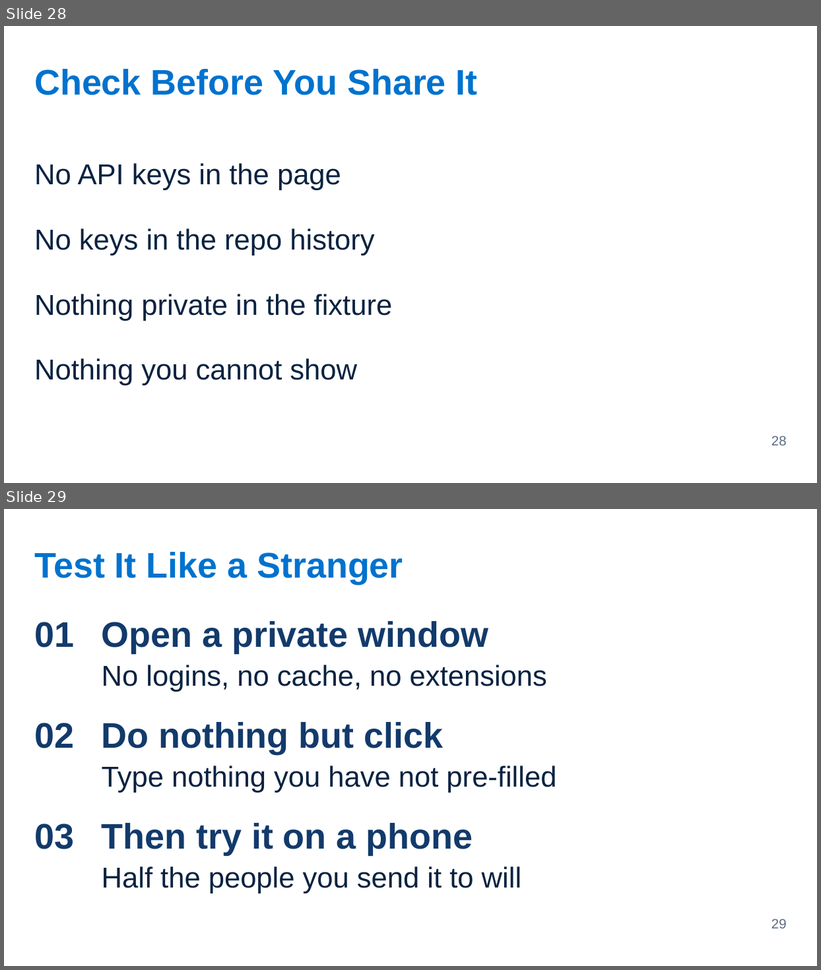
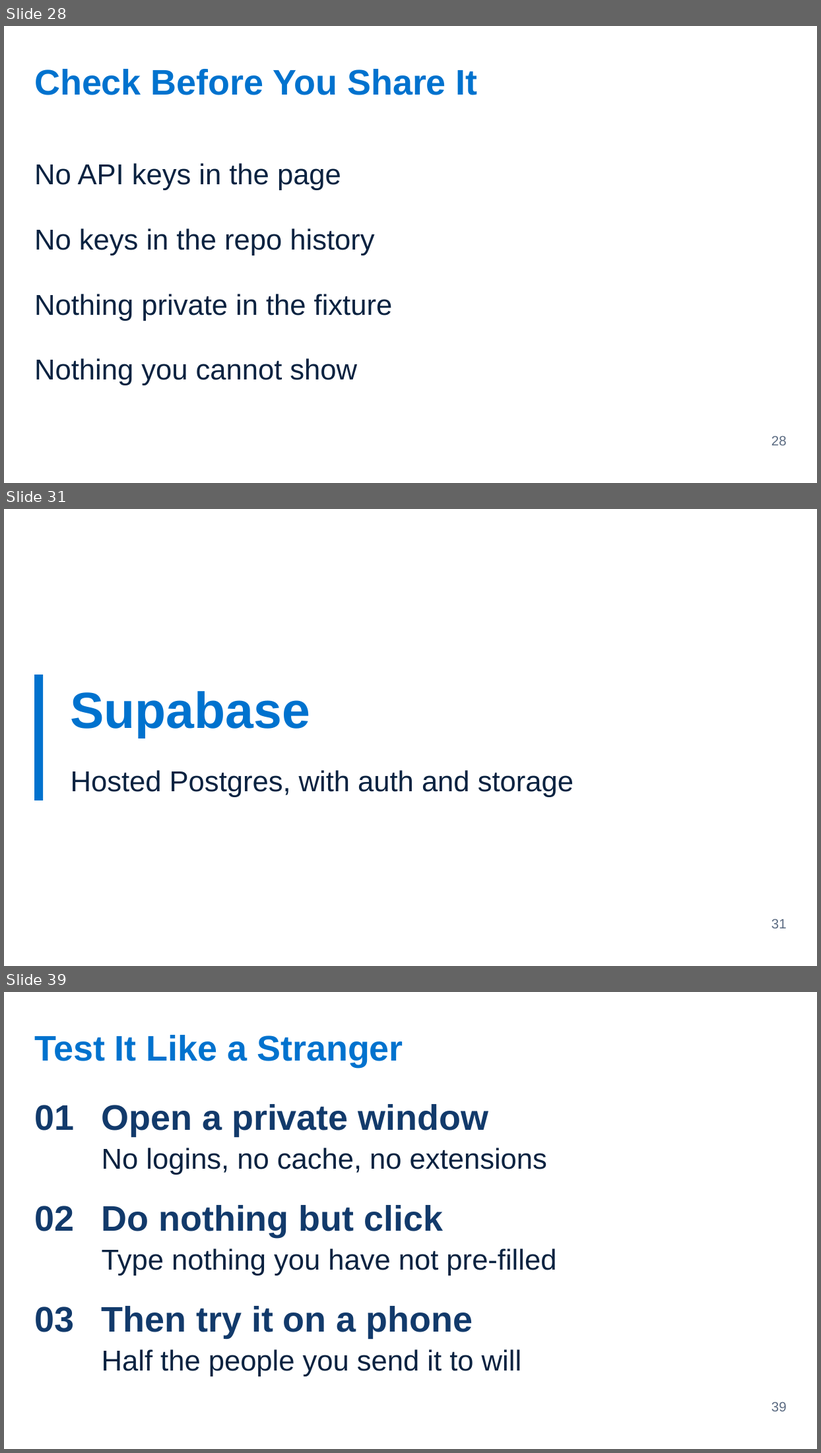
Before and after one commit to Victor-Palacios/SLaiDES, a slide deck: examples/pptx/immersion-2-3-making-it-demoable.pptx. Shown one above the other, each under a label of ours: slides 28 and 29 before the commit, slides 28, 31 and 39 after it; the slides between them are not shown. The pictures are 821x970 and 821x1453 pixels, drawn with LibreOffice and Linux fonts; fonts in the diff are those of the drawing. Boxes give left, top, right and bottom in pixels: in the first picture for what was removed or moved away, otherwise in the second. Text is boxed around its words. In the diff, an @@ line names an element or a change of style, - is before the commit and + after.

```diff
--- a/examples/pptx/immersion-2-3-making-it-demoable.pptx
+++ b/examples/pptx/immersion-2-3-making-it-demoable.pptx
@@ slide 31 added at (x1=4, y1=509, x2=817, y2=966), background #FFFFFF @@
@@ rectangle added at (x1=34, y1=675, x2=43, y2=801), fill #0072CE @@
@@ text added at (x1=71, y1=691, x2=310, y2=738), 60 pt, text #0072CE, bold @@
+Supabase
@@ text added at (x1=71, y1=770, x2=574, y2=797), 34 pt, text #0A2240 @@
+Hosted Postgres, with auth and storage
@@ page number added at (x1=772, y1=919, x2=787, y2=929), 16 pt, text #5B6B82 @@
+31
@@ what was slide 29 is now slide 39 @@
@@ page number at (x1=772, y1=1402, x2=787, y2=1412): text changed @@
-29
+39
```
Also in this commit, not shown: 9 other slides added, 8 other files.
